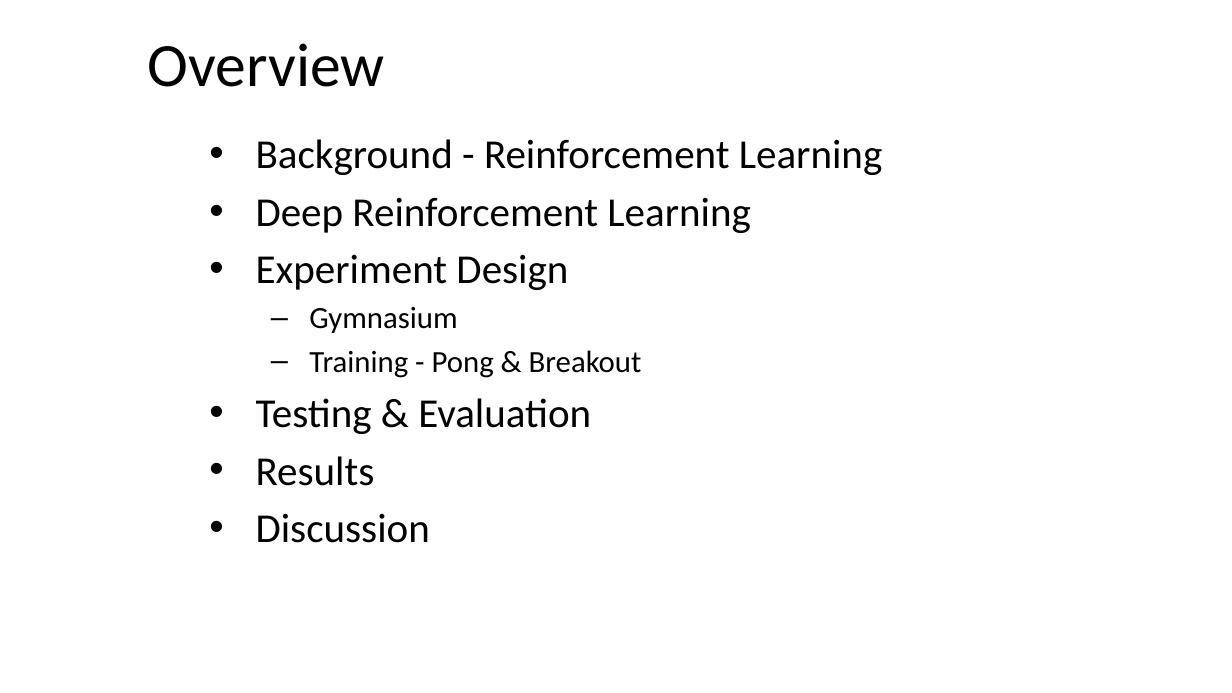
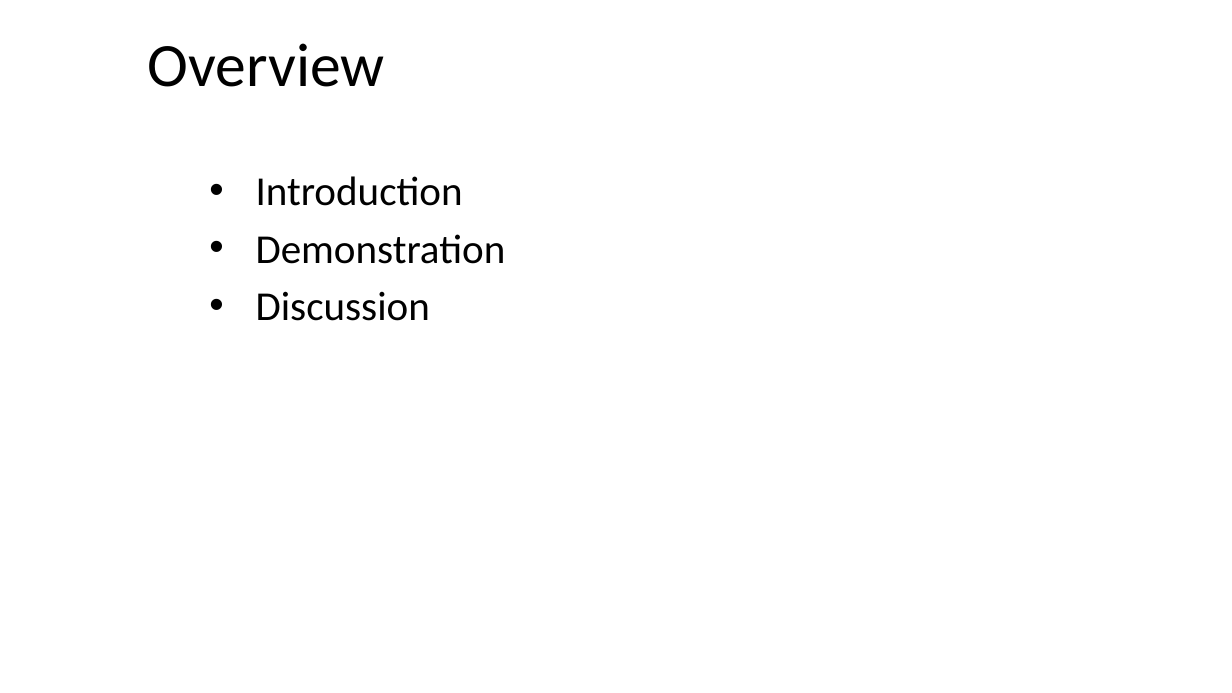
Before and after one commit to JamesChapmanNV/NFL_Database_App, a slide deck: slide 2 of docs/Project Presentation/NFL_Database_Presentation.pptx (slide 3 before the commit). Drawn at 1232x693 pixels with LibreOffice and Linux fonts; fonts in the diff are those of the drawing; background and template pictures are left out. Boxes give left, top, right and bottom in pixels: in the first picture for what was removed or moved away, otherwise in the second. Text is boxed around its words. In the diff, an @@ line names an element or a change of style, - is before the commit and + after.

```diff
--- a/docs/Project Presentation/NFL_Database_Presentation.pptx
+++ b/docs/Project Presentation/NFL_Database_Presentation.pptx
@@ text "Introduction": place and size @@
-text "Introduction" at bbox=[256, 139, 882, 543]
+text "Introduction" at bbox=[256, 176, 506, 321]
@@ text at bbox=[256, 176, 506, 264]: text changed @@
-• Background - Reinforcement Learning
-• Deep Reinforcement Learning
-• Experiment Design
-  – Gymnasium
-  – Training - Pong & Breakout
-• Testing & Evaluation
-• Results
+• Introduction
+• Demonstration
```
Also in this commit, not shown: 5 slides added, 2 slides removed.
